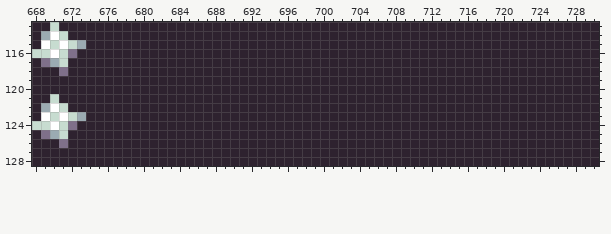
Edited in one commit: pixel-art file (dev_content/Planning.aseprite). Above: the version before the commit.
1280x720 pixels, 1 frame. Shown: x 668..730, y 113..128.
The result:
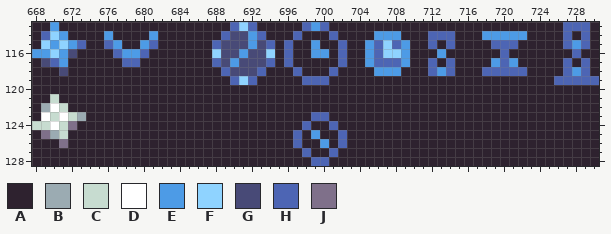
Palette (. is transparent): A #2e222f  B #9babb2  C #c7dcd0  D #ffffff  E #4d9be6  F #8fd3ff  G #484a77  H #4d65b4  J #7f708a
Changes in this commit:
Changed rows in their new state; - is an unchanged pixel.
Layer "Group 1/objects":
first column x 668:
113 --E-------------------HFH-----HEH--------------------------HHH-
114 -HFE----E----E-------HGGEH---H---H----EEE---HHH---EEEEE----H-H-
115 -FEFEH--HE--EH------HGGGEGH-H--E--H--EHFHE--H-H----HHH-----HEH-
116 EEFEG----HEEH-------FGGEGGF-H--EE-H--EHFFE---E------H-------H--
117 -GHE------HH--------HGEGGGH-H-----H--EHHHE--H-H----EHE-----H-H-
118 ---G-----------------HGGGH---H---H----EEE---HEH---HHHHH----HEH-
119 ----------------------HFH-----HHH-------------------------HHHHH
first column x 697:
123 --HH--
124 -H--H-
125 H-E--H
126 H--E-H
127 -H--H-
128 --HH--
